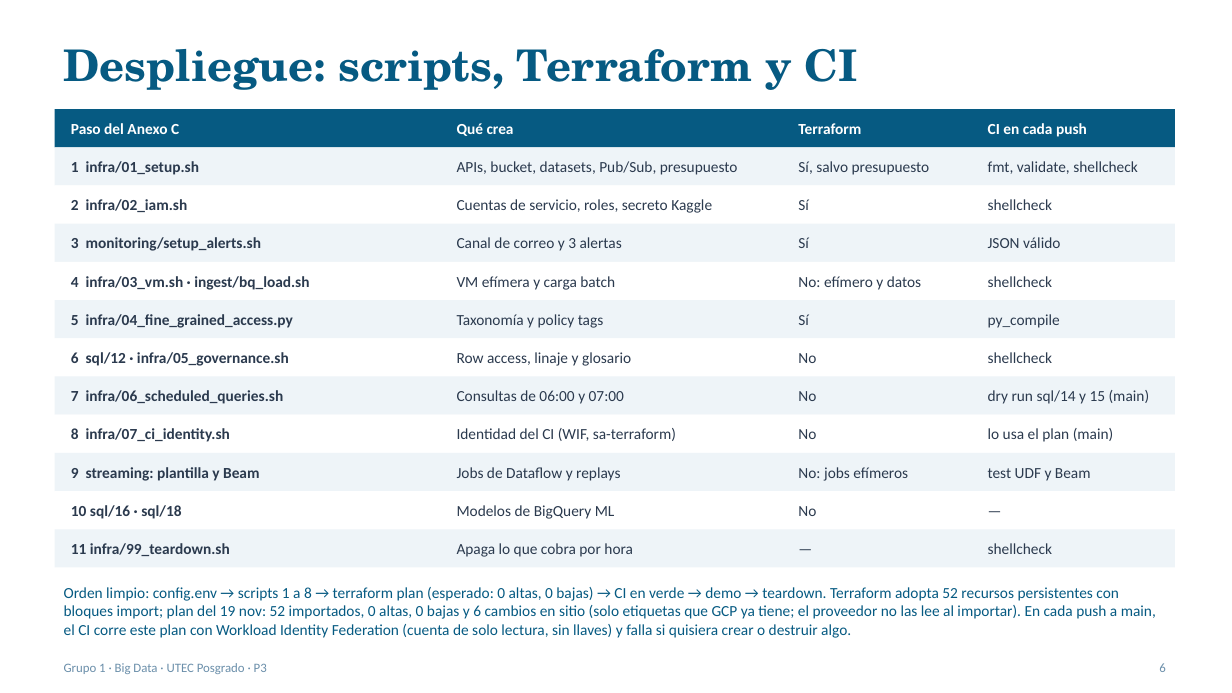
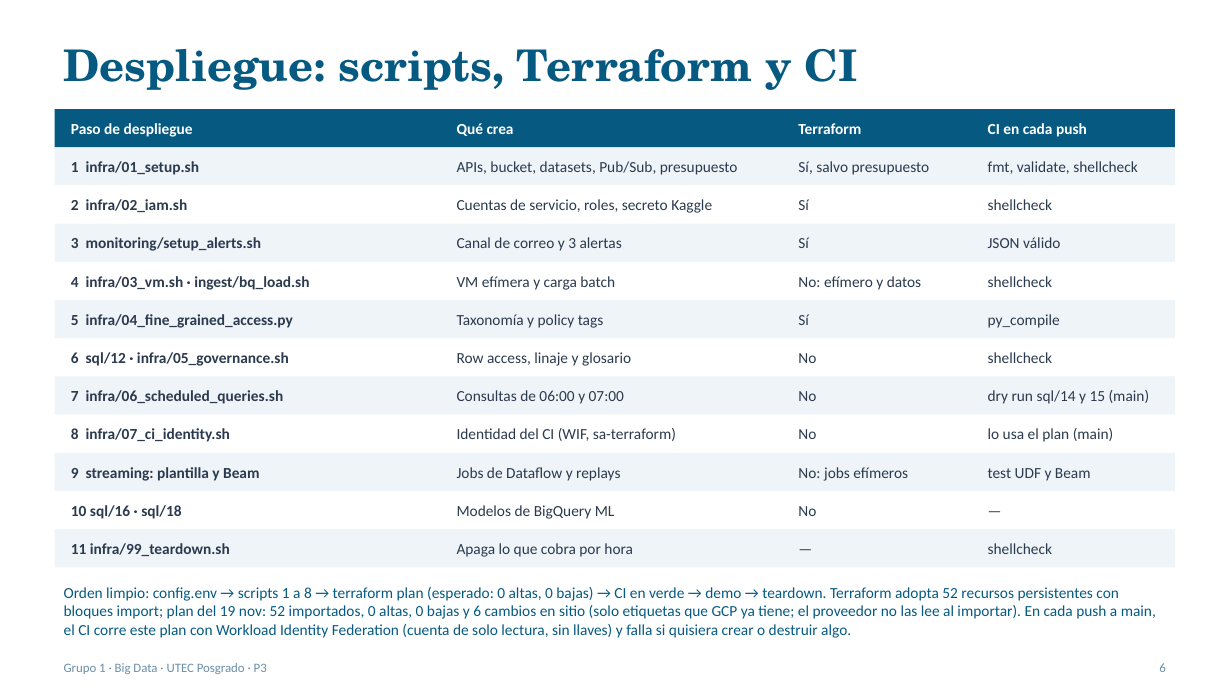
Before and after one commit to RVargasC22/bigdata-g1-ecommerce-gcp, a slide deck: slide 6 of docs/p3/Sustentacion_P3.pptx. Drawn at 1232x693 pixels with LibreOffice and Linux fonts; fonts in the diff are those of the drawing. Boxes give left, top, right and bottom in pixels: in the first picture for what was removed or moved away, otherwise in the second. Text is boxed around its words. In the diff, an @@ line names an element or a change of style, - is before the commit and + after.

```diff
--- a/docs/p3/Sustentacion_P3.pptx
+++ b/docs/p3/Sustentacion_P3.pptx
@@ text at box(71, 123, 193, 137): text changed @@
-Paso del Anexo C
+Paso de despliegue
```
Also in this commit, not shown: 1 other file.
